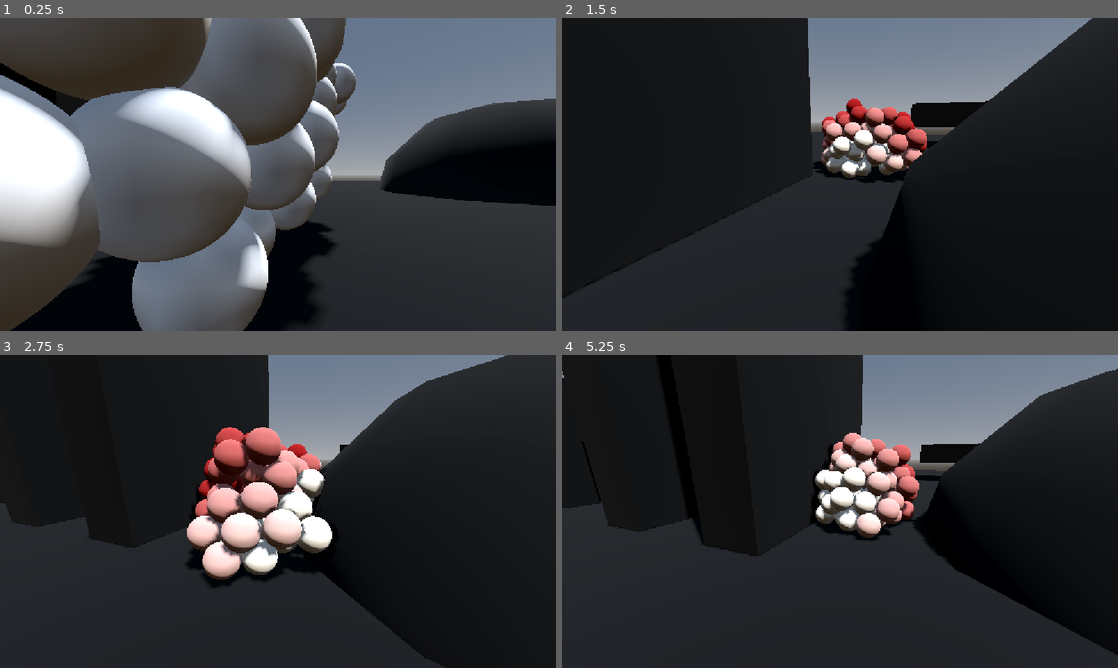
Above: before the commit, frames 1-4 (two rows, left to right).
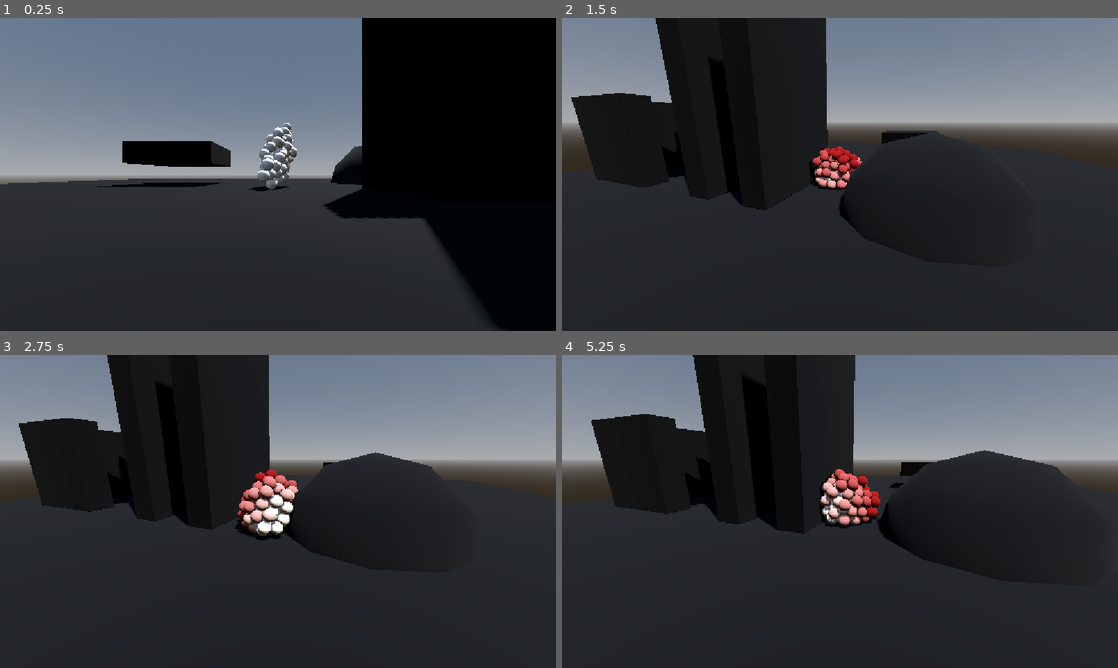
Above: after the commit, the same moments.

Repository: bigdcdog/Speek
Game: Godot game, scene res://scenes/main.tscn
Two runs of this game, one before a commit and one after it. Both use one fixed random seed, a clock stepped at 60 frames per second and the inputs below.
Inputs (mouse positions are in pixels of both pictures, inside the frame that each line leads up to):
- Up to frame 1 (0.25 s): no input
- Up to frame 2 (1.5 s): move the mouse to (962, 158) at 0.52 s; hold D (right) 0.53-1.28 s; hold Right mouse button (drag) 0.53-1.28 s; move the mouse to (728, 190) at 1.27 s; hold S (backward) from 1.28 s (still down); tap Mouse wheel up (zoom_in) at 1.35 s
- Up to frame 3 (2.75 s): move the mouse to (333, 442) at 2.02 s; release S (backward) at 2.03 s; hold D (right) from 2.03 s (still down); tap Mouse wheel down (zoom_out) at 2.1 s
- Up to frame 4 (5.25 s): move the mouse to (812, 574) at 2.77 s; release D (right) at 2.78 s; hold W (forward) 2.78-3.53 s; right-click (812, 574) at 2.85 s; move the mouse to (1006, 558) at 3.52 s; hold A (left) 3.53-5.03 s; tap Mouse wheel up (zoom_in) at 3.6 s; move the mouse to (673, 464) at 4.27 s; tap Mouse wheel down (zoom_out) at 4.35 s; move the mouse to (867, 511) at 5.02 s; hold S (backward) from 5.03 s (still down); hold Right mouse button (drag) from 5.03 s (still down)

The runs differ from the first frame. In frame 1, 76% of the frame differs, in the area x 0-100%, y 0-100%; in frame 2, 31%; in frame 3, 30%; in frame 4, 27%.

Commit message:
done for today
metaballs tomorrow

Diff:
--- a/scenes/chunk.tscn
+++ b/scenes/chunk.tscn
@@ -16,6 +16,7 @@
 contact_monitor = true
 max_contacts_reported = 8
 script = ExtResource("1_jas4a")
+strength = 300.0
 
 [node name="collision" type="CollisionShape3D" parent="." unique_id=334336060]
 shape = SubResource("SphereShape3D_g4v7s")
--- a/scenes/chunk_manager.tscn
+++ b/scenes/chunk_manager.tscn
@@ -4,23 +4,25 @@
 [ext_resource type="Script" uid="uid://ny4j5xlefqis" path="res://scripts/target.gd" id="1_1wyt4"]
 [ext_resource type="Script" uid="uid://2y8rnp2f3q8o" path="res://scripts/camera_holder.gd" id="2_ixyoq"]
 
-[sub_resource type="SphereShape3D" id="SphereShape3D_g4v7s"]
+[sub_resource type="SphereShape3D" id="SphereShape3D_yf5fn"]
+radius = 0.4
 
 [node name="chunk_manager" type="Node3D" unique_id=1375283603]
 script = ExtResource("1_0oixa")
 near_colour = Color(0.94509804, 0.92156863, 0.8666667, 1)
 far_colour = Color(0.5568628, 0, 0, 1)
 
-[node name="target" type="CharacterBody3D" parent="." unique_id=790738553]
+[node name="target" type="CharacterBody3D" parent="." unique_id=1248111874]
 collision_layer = 2
 collision_mask = 2
 script = ExtResource("1_1wyt4")
 
-[node name="collision" type="CollisionShape3D" parent="target" unique_id=1511791184]
-shape = SubResource("SphereShape3D_g4v7s")
+[node name="collision" type="CollisionShape3D" parent="target" unique_id=1826676139]
+shape = SubResource("SphereShape3D_yf5fn")
 
 [node name="camera_holder" type="SpringArm3D" parent="target" unique_id=1784241313]
 collision_mask = 2
+spring_length = 7.0
 script = ExtResource("2_ixyoq")
 
 [node name="camera" type="Camera3D" parent="target/camera_holder" unique_id=71913040]
--- a/scripts/camera_holder.gd
+++ b/scripts/camera_holder.gd
@@ -3,15 +3,14 @@
 @onready var slime_chunk_manager: Node3D = $".."
 @onready var target: CharacterBody3D = $".."
 
-
 @export var mouse_sensitivity_drag: float = 0.004
 @export var mouse_sensitivity_zoom: float = 0.04
 @export var mouse_zoom_intensity: float = 2.0
 @export var min_zoom: float = 1.0
-@export var max_zoom: float = 10.0
+@export var max_zoom: float = 7.0
 
 var dragging: bool = false
-var zoom_distance_target: float = 3.0
+var zoom_distance_target: float = 10.0
 
 func _input(event: InputEvent) -> void:
 	if event.is_action_pressed("drag"):
--- a/scripts/chunk.gd
+++ b/scripts/chunk.gd
@@ -33,10 +33,10 @@
 @export var adhesion_strength := 20.0
 @export var surface_damping := 8.0
 
-var radius := 0.0
-
 var material := StandardMaterial3D.new()
 var colour := Color.WHITE
+
+var radius := 0.0
 
 var integrity := 0
 var wall_integrity := 0
@@ -165,13 +165,11 @@
 	if enable_recall and nearest != null and nearest_distance > recall_distance:
 		recall(state, nearest)
 
-
 func recall(state: PhysicsDirectBodyState3D, to) -> void:
 	state.transform.origin = to.global_position + Vector3.UP * radius * 2.0
 	state.linear_velocity = to.linear_velocity
 	state.angular_velocity = Vector3.ZERO
 
-
 func adhesion(state: PhysicsDirectBodyState3D) -> void:
 	if surface_normal == Vector3.ZERO:
 		return
@@ -179,7 +177,6 @@
 	var normal_velocity: Vector3 = (surface_normal * state.linear_velocity.dot(surface_normal))
 	var tangent_velocity: Vector3 = (state.linear_velocity - normal_velocity)
 	state.apply_central_force(-tangent_velocity * surface_damping)
-
 
 func drive(state: PhysicsDirectBodyState3D, chunk_scale: float) -> void:
 	if integrity <= 0:
@@ -193,13 +190,11 @@
 func far(state: PhysicsDirectBodyState3D) -> void:
 	if supporting:
 		state.linear_velocity *= slide
-
 	drive(state, follow_scale)
 
 func mid(state: PhysicsDirectBodyState3D) -> void:
 	if supporting:
 		state.linear_velocity *= grip
-
 	drive(state, carry_scale)
 
 func near(state: PhysicsDirectBodyState3D) -> void:
@@ -207,21 +202,21 @@
 		if target_distance < hold_distance():
 			state.linear_velocity *= 0.0
 			return
-
 		state.linear_velocity *= grip
-
 	drive(state, reach_scale)
 
 func _exit_tree() -> void:
 	for link in links.duplicate():
 		unlink_from(link)
-
 	links.clear()
 	rests.clear()
 	gains.clear()
 
 func _ready() -> void:
+	material = material.duplicate()
 	mesh.material_override = material
+
+	material.albedo_color = colour
 
 func _physics_process(delta: float) -> void:
 	timer += delta
--- a/scripts/chunk_manager.gd
+++ b/scripts/chunk_manager.gd
@@ -1,4 +1,3 @@
-
 extends Node3D
 
 @onready var target: CharacterBody3D = $target
@@ -13,7 +12,7 @@
 
 @export_group("chunk group sizes")
 @export var near_end := 20
-@export var mid_end := 100
+@export var mid_end := 80
 @export var chunk_mid_size := 20
 
 @export_group("chunk visuals")
Not shown: 1 places in scenes/chunk.tscn that only renumber resources
Not shown, added: scenes/chunk.tscn15310004346.tmp
Not shown, added: scenes/chunk_manager.tscn25462300117.tmp
